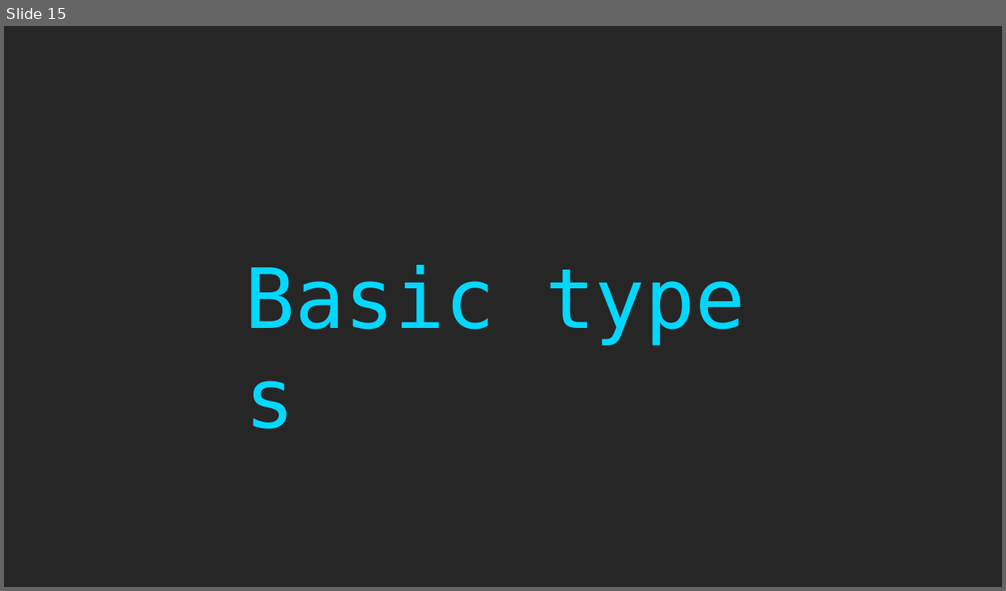
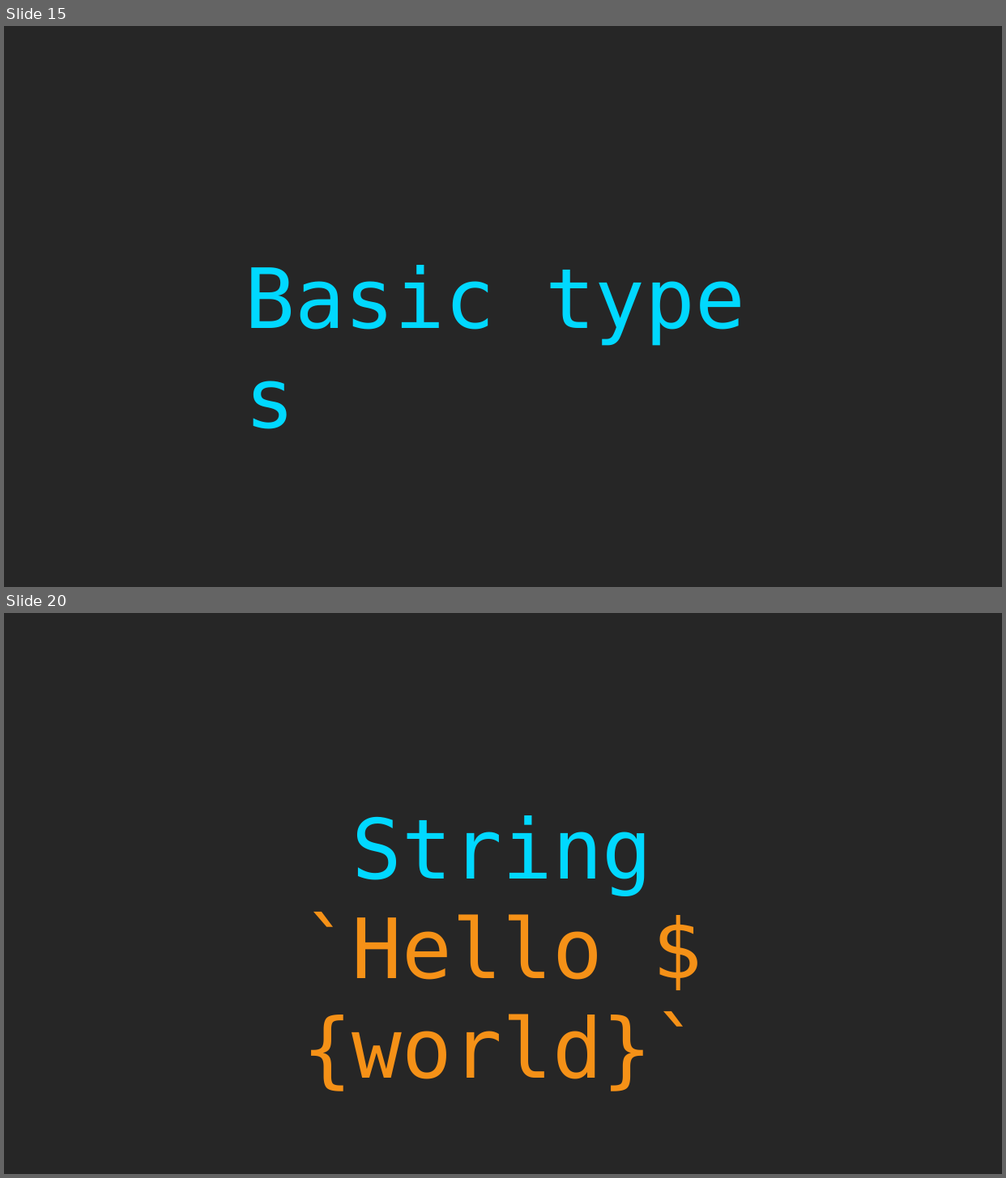
Before and after one commit to rkhaimov/ts-course, a slide deck: Course.pptx. Shown one above the other, each under a label of ours: slide 15 before the commit, slides 15 and 20 after it; the slides between them are not shown. The pictures are 1006x591 and 1006x1178 pixels, drawn with LibreOffice and Linux fonts; fonts in the diff are those of the drawing. Boxes give left, top, right and bottom in pixels: in the first picture for what was removed or moved away, otherwise in the second. Text is boxed around its words. In the diff, an @@ line names an element or a change of style, - is before the commit and + after.

```diff
--- a/Course.pptx
+++ b/Course.pptx
@@ slide 20 added at <box>4,613,1002,1174</box>, background #262626 @@
@@ text added at <box>302,815,702,1092</box>, 80 pt, text #F59117 @@
+String
+`Hello ${world}`
```
Also in this commit, not shown: 1 slide changed, 43 other slides added.
